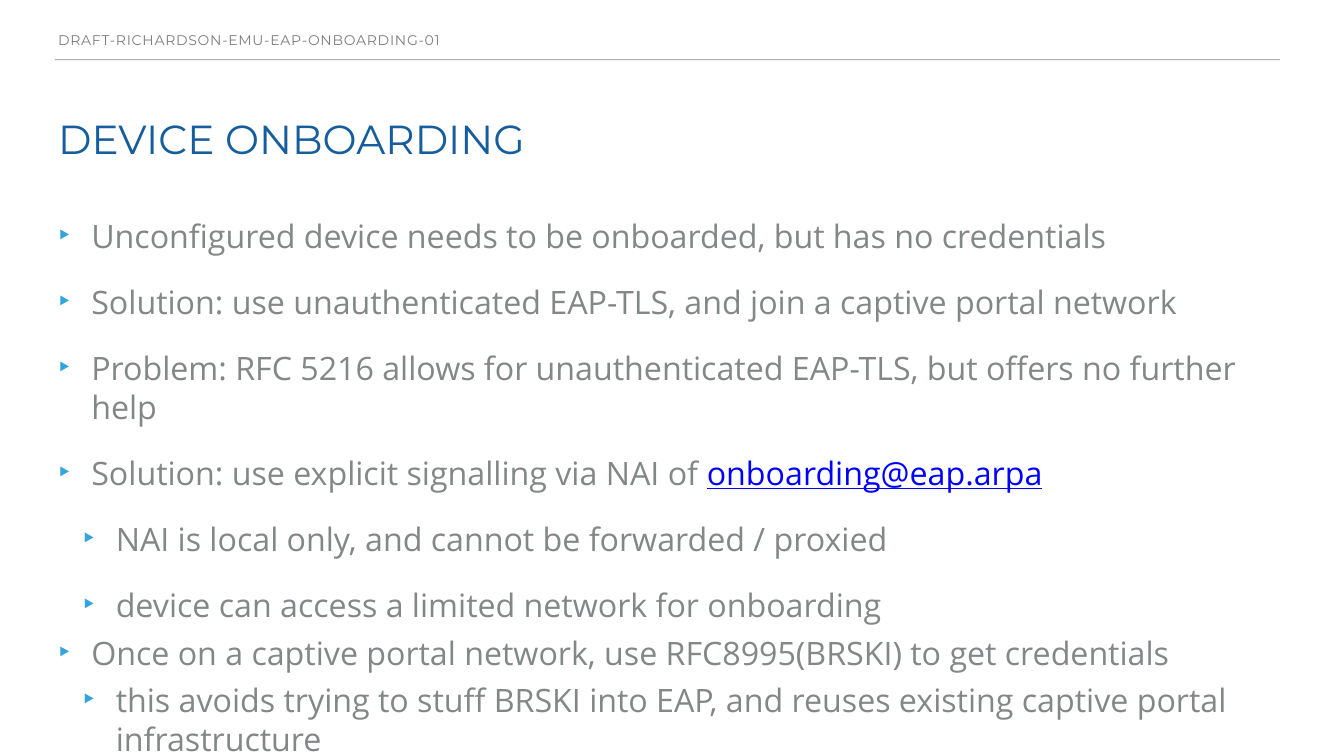
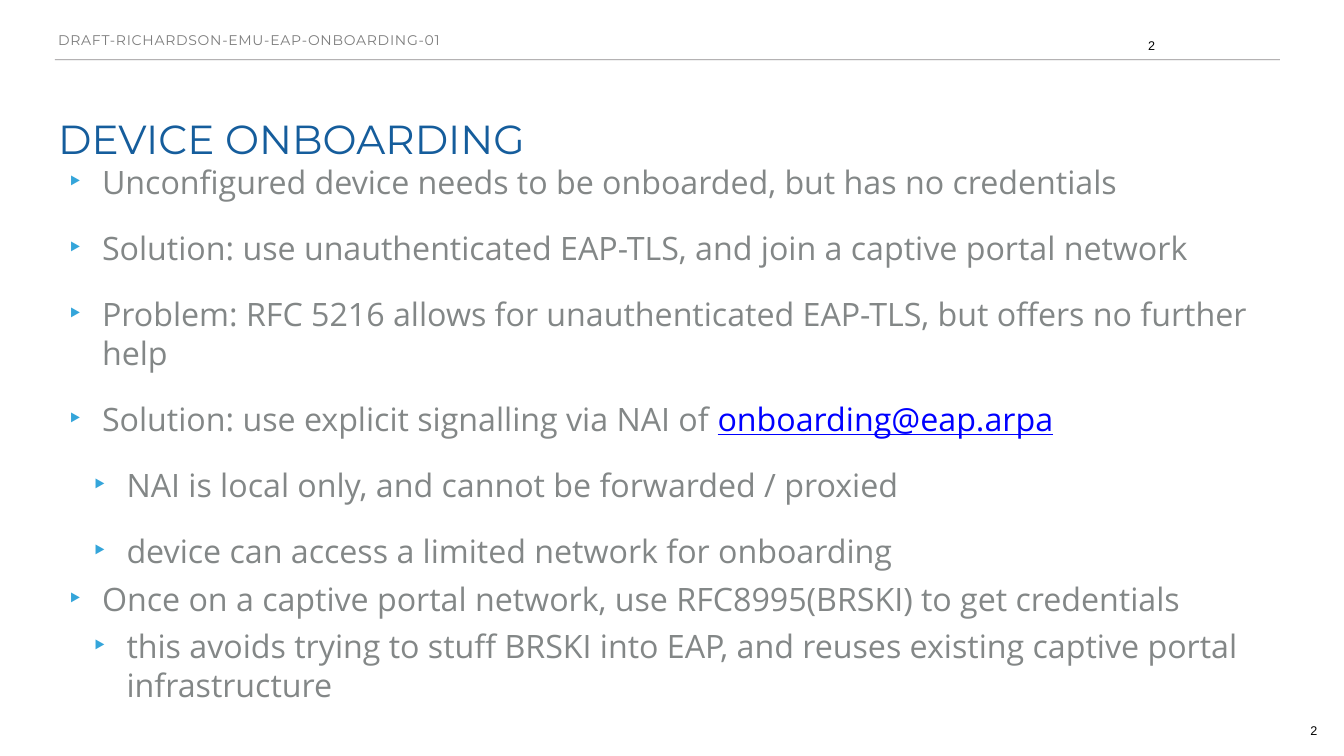
Before and after one commit to mcr/eap-onboarding, a slide deck: slide 2 of presentations/ietf114-anima-eap-onboarding.odp. Drawn at 1344x756 pixels with LibreOffice and Linux fonts; fonts in the diff are those of the drawing. Boxes give left, top, right and bottom in pixels: in the first picture for what was removed or moved away, otherwise in the second. Text is boxed around its words. In the diff, an @@ line names an element or a change of style, - is before the commit and + after.

```diff
--- a/presentations/ietf114-anima-eap-onboarding.odp
+++ b/presentations/ietf114-anima-eap-onboarding.odp
@@ page number added at (1148,41,1155,50), 18 pt, text #000000 @@
+2
@@ text "Unconfigured device needs to be ...": place and size @@
-text "Unconfigured device needs to be ..." at (91,223,1236,751)
+text "Unconfigured device needs to be ..." at (102,169,1246,697)
@@ page number added at (1310,726,1317,735), 18 pt, text #000000 @@
+2
```
Also in this commit, not shown: 3 other slides changed, 1 other file.
